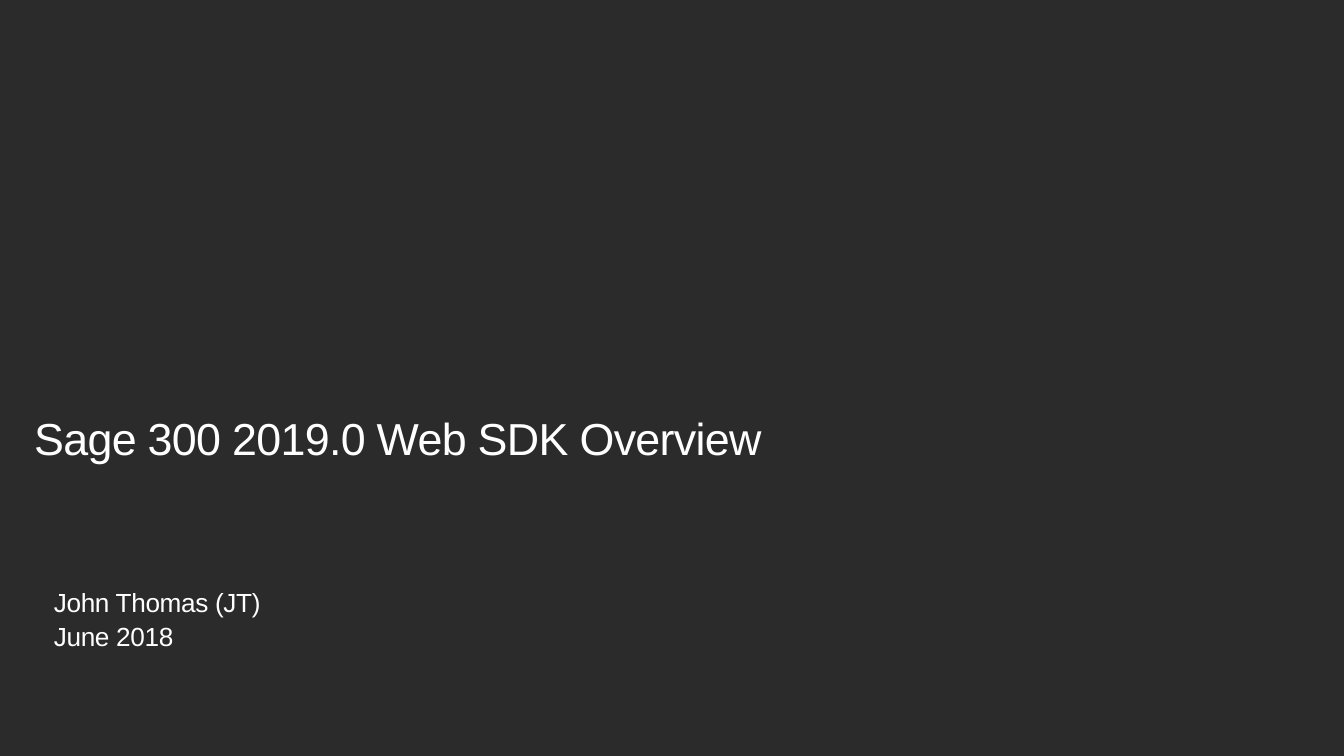
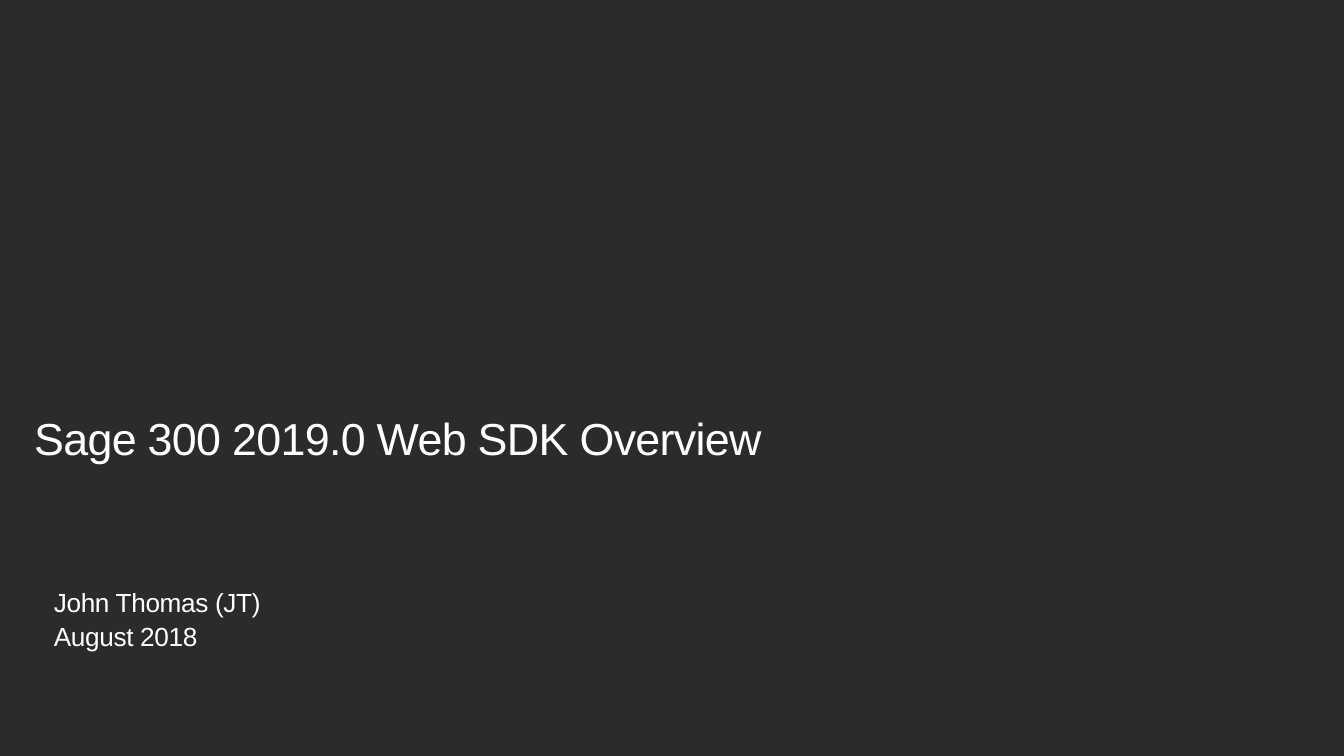
Before and after one commit to SageNADev/Sage300-SDK, a slide deck: slide 1 of docs/presentations/Sage300SDK_2019WebSDKOverview.pptx. Drawn at 1344x756 pixels with LibreOffice and Linux fonts; fonts in the diff are those of the drawing; background and template pictures are left out; a plain dark background stands for a picture behind light text. Boxes give left, top, right and bottom in pixels: in the first picture for what was removed or moved away, otherwise in the second. Text is boxed around its words. In the diff, an @@ line names an element or a change of style, - is before the commit and + after.

```diff
--- a/docs/presentations/Sage300SDK_2019WebSDKOverview.pptx
+++ b/docs/presentations/Sage300SDK_2019WebSDKOverview.pptx
@@ subtitle at (x1=54, y1=627, x2=197, y2=652): text changed @@
-June 2018
+August 2018
```
Also in this commit, not shown: 5 other slides changed, 2 slides added, 1 slide removed.
